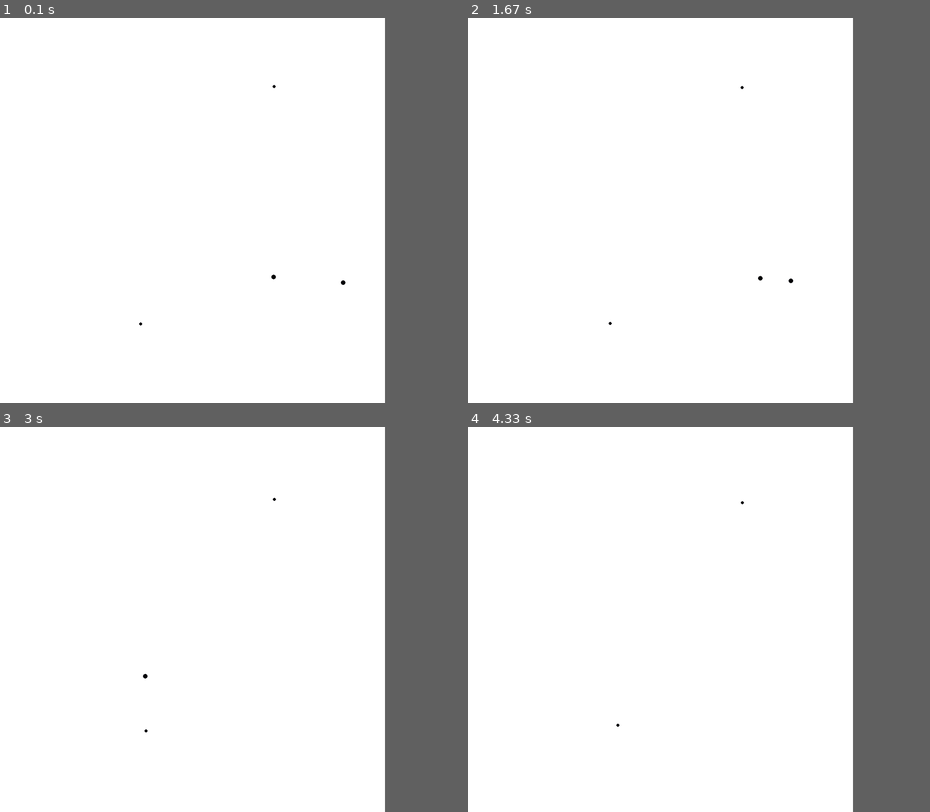
Above: before the commit, frames 1-4 (two rows, left to right).
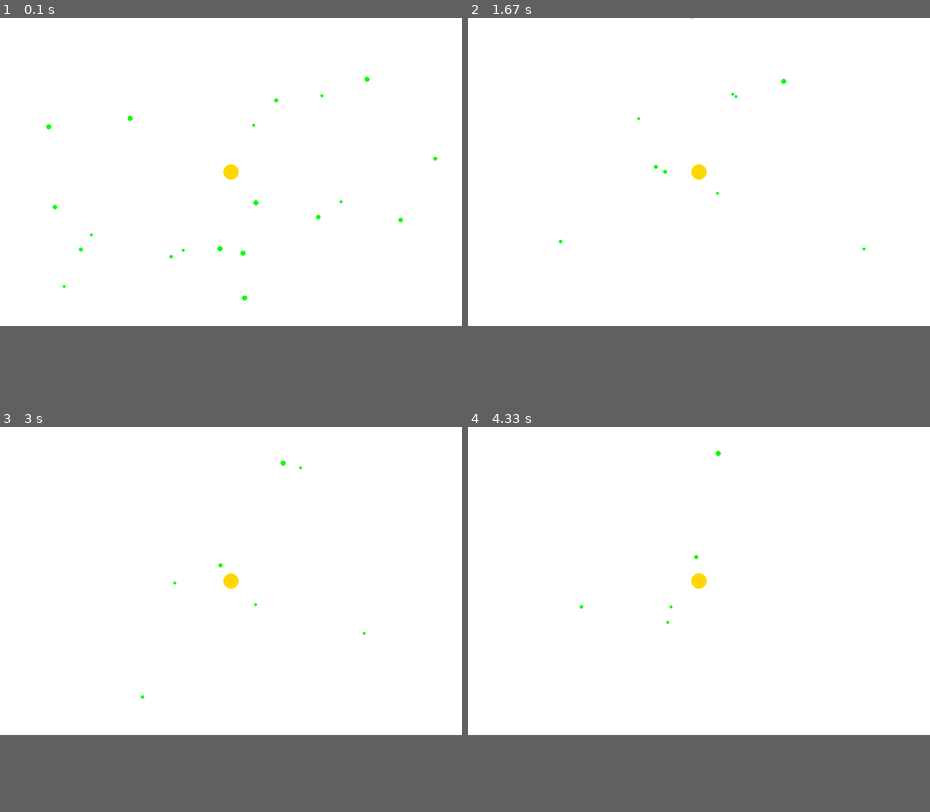
Above: after the commit, the same moments.

Repository: dgibson314/pygame
Game: pygame game, started from world.py
The game is run twice, just before and just after one commit, with the same random seed, the same clock (stepped at 60 frames per second) and the same inputs.
Inputs:
- Up to frame 1 (0.1 s): no input
- Up to frame 2 (1.67 s): no input
- Up to frame 3 (3 s): no input
- Up to frame 4 (4.33 s): no input
The window is 750x750 before the commit and 900x600 after it. Grey fills any space a smaller window leaves; there, only what the larger window draws over its background counts as a difference.

The runs differ from the first frame. In frame 1, 0.3% of the frame differs, in the area x 10-95%, y 15-80%; in frame 2, 0.2%; in frame 3, 0.2%; in frame 4, 0.2%.

Commit message:
Added fixed-place Sun, stable orbits forming

Diff:
--- a/world.py
+++ b/world.py
@@ -11,15 +11,16 @@
 WHITE = (255, 255, 255)
 YELLOW = (255, 215, 0)
 
-SCREEN_SIZE = (1500, 1500)
-CLOCK = 60
+SCREEN_SIZE = (1800, 1200)
+CLOCK = 40
 
 NUM_PARTICLES = 0
 NUM_BUBBLES = 0
-NUM_PLANETS = 4
+NUM_PLANETS = 20
 
 STRENTH_OF_GRAVITY = 1.e2
-DENSITY = 0.001
+PLANET_DENSITY = 0.001
+SUN_DENSITY = 0.01
 
 PLANETS = []
 
@@ -95,6 +96,9 @@
     def __repr__(self):
         return 'Sun: ' + repr(self.state)
 
+    def mass_from_radius(self):
+        return SUN_DENSITY * 4/3 * math.pi * (self.radius ** 3)
+
 
 class Planet(Particle):
     def __init__(self, state, radius, color=GREEN):
@@ -105,7 +109,7 @@
         return 'Planet: ' + repr(self.state)
 
     def mass_from_radius(self):
-        return DENSITY * 4/3 * math.pi * (self.radius ** 3)
+        return PLANET_DENSITY * 4/3 * math.pi * (self.radius ** 3)
 
     def update_velocity(self):
         ax = 0.0
@@ -164,13 +168,15 @@
     # Generate Planets
     for i in range(0, NUM_PLANETS):
         rand_state = State(
-            float(random.randint(0, screen.get_width())),
-            float(random.randint(0, screen.get_height())),
-            0,
-            0)
+            float(random.randint(100, screen.get_width()-100)),
+            float(random.randint(100, screen.get_height()-100)),
+            random.random() * 15,
+            random.random() * 15)
         rand_radius = random.randint(6, 10)
-        rand_mass = random.randint(1, 5)
-        PLANETS.append(Planet(rand_state, rand_radius, rand_mass))
+        PLANETS.append(Planet(rand_state, rand_radius))
+
+    sun_state = State(900, 600, 0, 0)
+    PLANETS.append(Sun(sun_state, 30))
 
     # Prepare display objects
     clock = pygame.time.Clock()
